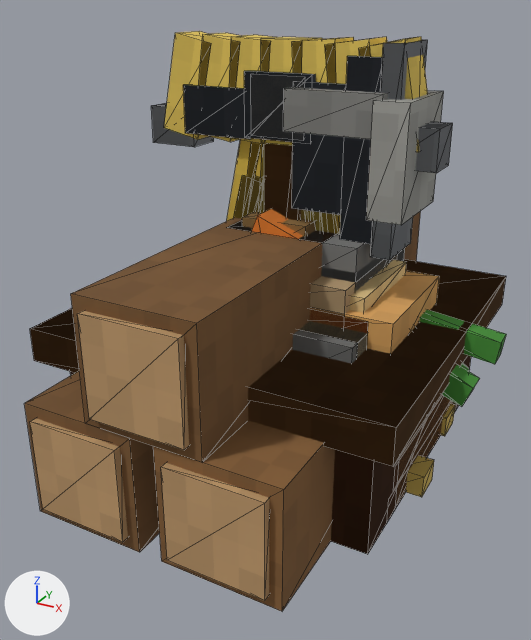
An edit to the glTF model assets/equipment/materials.glb, drawn before and after from the same camera.
One viewpoint serves both versions: a camera (50 mm lens) standing at (0.705, -1.389, 0.95) and looking at (-0.008, -0.093, 0.302). The axes (+X, +Y, +Z) are drawn at lower left. The lights are the same throughout. The picture after the commit comes second. Mesh edges are drawn as thin lines. Where no turn or scale is listed for an object, it has been applied to the vertices.

The first picture shows 'ble', 'carotte', 'fiber', 'graines_ble', 'hache_fer', 'houe', 'iron_ore', 'pain', 'pioche_fer', 'soupe_legumes', 'wood' and 2 more.
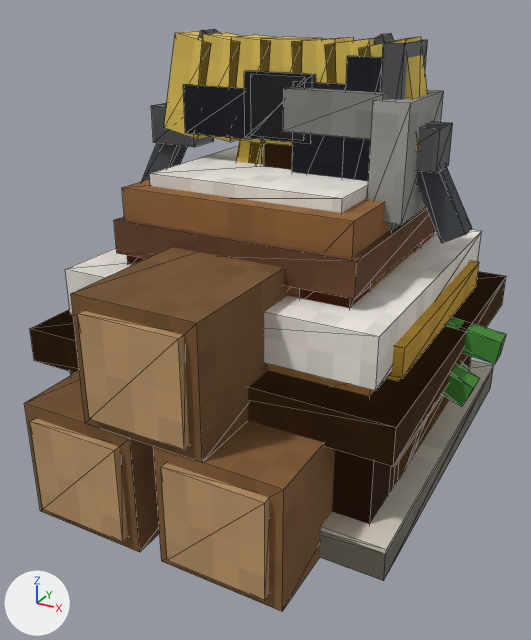
What changed in the scene script:
```text
Add mat_mat_d8283c:
    mat_mat_d8283c = bpy.data.materials.new('mat_d8283c')
    # colours: red #d8283c
    # uses the picture img_voxel_grain_png
Add mat_mat_e8e0d0:
    mat_mat_e8e0d0 = bpy.data.materials.new('mat_e8e0d0')
    # colours: pale yellow #e8e0d0
    # uses the picture img_voxel_grain_png
Add mat_mat_faf4ec:
    mat_mat_faf4ec = bpy.data.materials.new('mat_faf4ec')
    # colours: white #faf4ec
    # uses the picture img_voxel_grain_png
Add mat_mat_d89a58:
    mat_mat_d89a58 = bpy.data.materials.new('mat_d89a58')
    # colours: orange #d89a58
    # uses the picture img_voxel_grain_png
Add mat_mat_d8a838:
    mat_mat_d8a838 = bpy.data.materials.new('mat_d8a838')
    # colours: yellow #d8a838
    # uses the picture img_voxel_grain_png
Add mat_mat_c89830:
    mat_mat_c89830 = bpy.data.materials.new('mat_c89830')
    # colours: orange #c89830
    # uses the picture img_voxel_grain_png
Add mat_mat_f0c850:
    mat_mat_f0c850 = bpy.data.materials.new('mat_f0c850')
    # colours: yellow #f0c850
    # uses the picture img_voxel_grain_png
Add mat_mat_f8e070:
    mat_mat_f8e070 = bpy.data.materials.new('mat_f8e070')
    # colours: yellow #f8e070
    # uses the picture img_voxel_grain_png
Add mat_mat_f0d050:
    mat_mat_f0d050 = bpy.data.materials.new('mat_f0d050')
    # colours: yellow #f0d050
    # uses the picture img_voxel_grain_png
Add mat_mat_faf6ee:
    mat_mat_faf6ee = bpy.data.materials.new('mat_faf6ee')
    # colours: white #faf6ee
    # uses the picture img_voxel_grain_png
Add mat_mat_4e5258:
    mat_mat_4e5258 = bpy.data.materials.new('mat_4e5258')
    # colours: dark grey #4e5258
    # uses the picture img_voxel_grain_png
Add mat_mat_9a6a3a:
    mat_mat_9a6a3a = bpy.data.materials.new('mat_9a6a3a')
    # colours: brown #9a6a3a
    # uses the picture img_voxel_grain_png
Add ob_gateau:
    ob_gateau = bpy.data.objects.new('gateau', me_gateau_mesh)  # a box spanning x -0.4..0.4, y -0.4..0.4, z 0.0..0.06, material slot 0; a box spanning x -0.325..0.325, y -0.325..0.325, z 0.05..0.35, material slot 1; a box spanning x -0.34..0.34, y -0.34..0.34, z 0.34..0.44, material slot 2; a box spanning x -0.25..-0.15, y 0.15..0.25, z 0.43..0.53, material slot 3; a box spanning x 0.15..0.25, y -0.25..-0.15, z 0.43..0.53, material slot 3; a box spanning x 0.15..0.25, y 0.15..0.25, z 0.43..0.53, material slot 3; a box spanning x -0.25..-0.15, y -0.25..-0.15, z 0.43..0.53, material slot 3; a box spanning x -0.05..0.05, y -0.05..0.05, z 0.43..0.53, material slot 3
    ob_gateau.location = (0.0, 0.0, 0.0)
Add ob_fromage:
    ob_fromage = bpy.data.objects.new('fromage', me_fromage_mesh)  # a box spanning x -0.35..0.35, y -0.25..0.25, z 0.0..0.35, material slot 0; a box spanning x -0.36..0.36, y -0.26..0.26, z 0.33..0.39, material slot 1; a box spanning x -0.25..-0.15, y -0.275..-0.245, z 0.15..0.25, material slot 2; a box spanning x 0.05..0.15, y -0.275..-0.245, z 0.07..0.17, material slot 2; a box spanning x 0.15..0.25, y -0.275..-0.245, z 0.2..0.3, material slot 2
    ob_fromage.location = (0.0, 0.0, 0.0)
Add ob_omelette:
    ob_omelette = bpy.data.objects.new('omelette', me_omelette_mesh)  # a box spanning x -0.4..0.4, y -0.4..0.4, z 0.0..0.07, material slot 0; a box spanning x -0.3..0.3, y -0.2..0.2, z 0.06..0.18, material slot 1; a box spanning x -0.225..0.225, y -0.15..0.15, z 0.165..0.215, material slot 2; a box spanning x -0.15..-0.05, y -0.075..-0.025, z 0.205..0.235, material slot 3
    ob_omelette.location = (0.0, 0.0, 0.0)
Add ob_lait:
    ob_lait = bpy.data.objects.new('lait', me_lait_mesh)  # 48 vertices, 72 faces; spans x -0.388..0.388, y -0.265..0.265, z 0.0..0.888
    ob_lait.location = (0.0, 0.0, 0.0)
```

Location of each change, [x1, y1, x2, y2] in pixels of the pictures (531 x 640 px):
'lait', added: after [114, 29, 472, 308]
    faces in mat_mat_9a6a3a: [122, 179, 432, 308]
    faces in mat_mat_6a4428: [114, 207, 436, 299]
    faces in mat_mat_faf6ee: [149, 145, 368, 213]
    faces in mat_mat_4e5258: [142, 29, 472, 243]
'gateau', added: after [65, 230, 493, 581]
    faces in mat_mat_faf4ec: [65, 230, 482, 391]
    faces in mat_mat_e8e0d0: [320, 370, 493, 581]
    faces in mat_mat_d89a58: [268, 364, 375, 396]
    faces in mat_mat_d8283c: [128, 232, 434, 307]
'omelette', added: after [320, 360, 494, 581]
'fromage', added (brown): after [386, 261, 479, 491]
    faces in mat_mat_d8a838: [388, 261, 479, 379]
    faces in mat_mat_f0c850: [386, 376, 445, 491]
'pain', unchanged, covered by the edit: before [310, 260, 452, 507]; after [398, 396, 449, 476]
'iron_ore', unchanged, covered by the edit: before [227, 221, 405, 363]
'graines_ble', unchanged, covered by the edit: before [242, 212, 455, 497]
